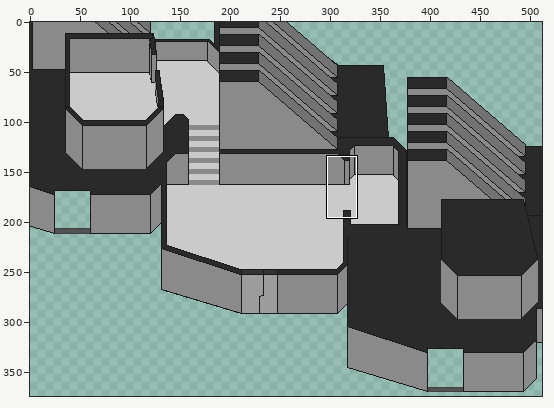
Pixel-art file, stored at game/sprites/oths_room/othroom.aseprite. Above: a wide view before the commit, with the close-up outlined.
Close-up. Old version:
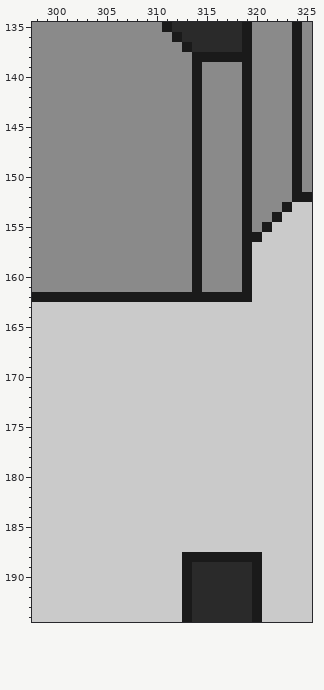
512x448 pixels, 1 frame. Colours within 5 levels of each other are drawn and written as one. Shown: x 298..325, y 135..194. The wide view leaves out empty margins.
New version:
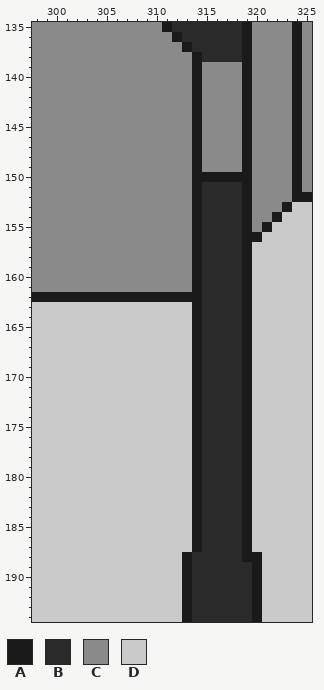
Palette (. is transparent): A #1a1a1a  B #2a2a2a  C #8a8a8a  D #cacaca
Edits made:
layer "extrabits/Layer 1" added
--- layer "extrabits/Layer 1"
@@ x 313..320 @@
 137 ABBBBBAC
-138 CAAAAAAC
+138 CABBBBAC
 139 CACCCCAC
@@ x 312..321 @@
 149 CCACCCCACC
-150 CCACCCCACC
-151 CCACCCCACC
-152 CCACCCCACC
-153 CCACCCCACC
-154 CCACCCCACC
-155 CCACCCCACA
-156 CCACCCCAAD
-157 CCACCCCADD
-158 CCACCCCADD
-159 CCACCCCADD
-160 CCACCCCADD
-161 CCACCCCADD
-162 AAAAAAAADD
-163 DDDDDDDDDD
-164 DDDDDDDDDD
-165 DDDDDDDDDD
-166 DDDDDDDDDD
-167 DDDDDDDDDD
-168 DDDDDDDDDD
-169 DDDDDDDDDD
-170 DDDDDDDDDD
-171 DDDDDDDDDD
-172 DDDDDDDDDD
-173 DDDDDDDDDD
-174 DDDDDDDDDD
-175 DDDDDDDDDD
-176 DDDDDDDDDD
-177 DDDDDDDDDD
-178 DDDDDDDDDD
-179 DDDDDDDDDD
-180 DDDDDDDDDD
-181 DDDDDDDDDD
-182 DDDDDDDDDD
-183 DDDDDDDDDD
-184 DDDDDDDDDD
-185 DDDDDDDDDD
-186 DDDDDDDDDD
-187 DDDDDDDDDD
-188 DAAAAAAAAD
+150 CCAAAAAACC
+151 CCABBBBACC
+152 CCABBBBACC
+153 CCABBBBACC
+154 CCABBBBACC
+155 CCABBBBACA
+156 CCABBBBAAD
+157 CCABBBBADD
+158 CCABBBBADD
+159 CCABBBBADD
+160 CCABBBBADD
+161 CCABBBBADD
+162 AAABBBBADD
+163 DDABBBBADD
+164 DDABBBBADD
+165 DDABBBBADD
+166 DDABBBBADD
+167 DDABBBBADD
+168 DDABBBBADD
+169 DDABBBBADD
+170 DDABBBBADD
+171 DDABBBBADD
+172 DDABBBBADD
+173 DDABBBBADD
+174 DDABBBBADD
+175 DDABBBBADD
+176 DDABBBBADD
+177 DDABBBBADD
+178 DDABBBBADD
+179 DDABBBBADD
+180 DDABBBBADD
+181 DDABBBBADD
+182 DDABBBBADD
+183 DDABBBBADD
+184 DDABBBBADD
+185 DDABBBBADD
+186 DDABBBBADD
+187 DDABBBBADD
+188 DABBBBBAAD
 189 DABBBBBBAD
Where, in picture pixels (left, top, right, bottom), the same in both close-ups:
changed: (202, 52, 242, 62)
changed: (192, 172, 252, 562)
